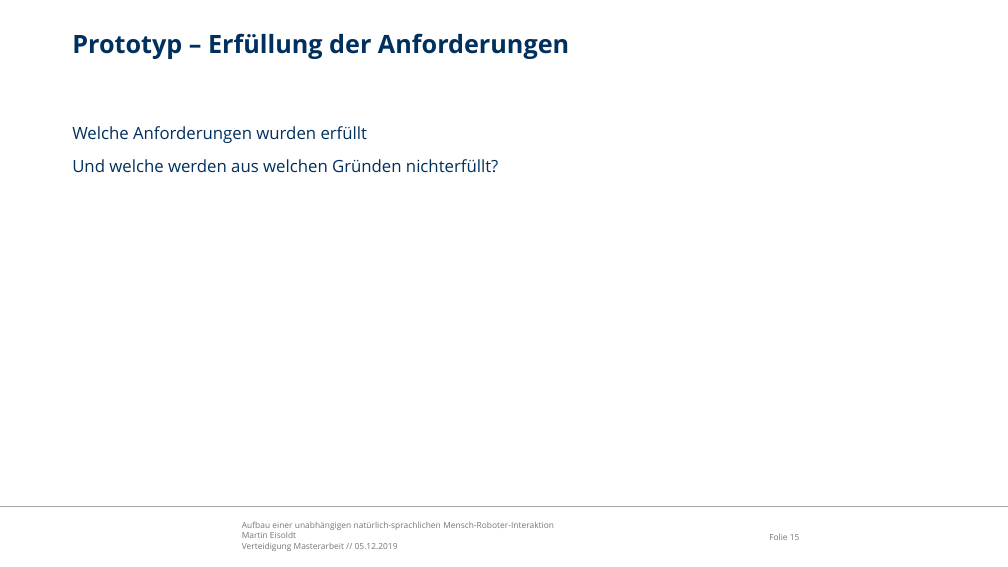
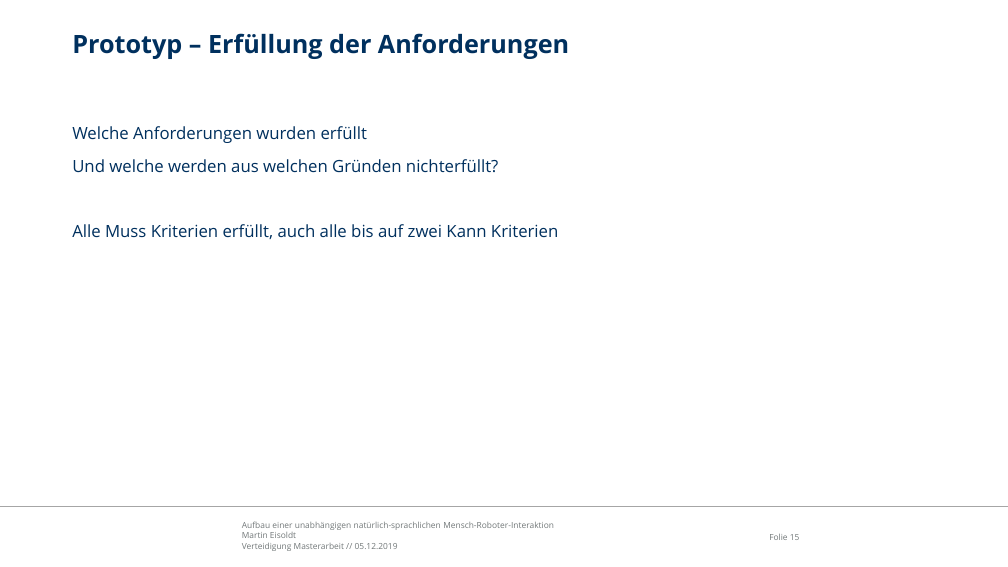
Before and after one commit to edegeyer/masterarbeit, a slide deck: slide 15 of verteidigung/verteidigung.pptx. Drawn at 1008x567 pixels with LibreOffice and Linux fonts; fonts in the diff are those of the drawing; background and template pictures are left out. Boxes give left, top, right and bottom in pixels: in the first picture for what was removed or moved away, otherwise in the second. Text is boxed around its words. In the diff, an @@ line names an element or a change of style, - is before the commit and + after.

```diff
--- a/verteidigung/verteidigung.pptx
+++ b/verteidigung/verteidigung.pptx
@@ text at (72, 224, 558, 239): paragraph added @@
+Alle Muss Kriterien erfüllt, auch alle bis auf zwei Kann Kriterien
```
Also in this commit, not shown: 2 other slides changed, 1 slide added, 1 slide removed, 2 other files.
